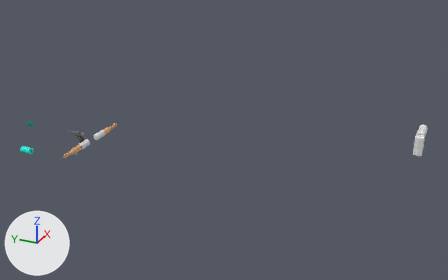
The Blender file Art/LoganB/Gun.blend, before and after one commit.
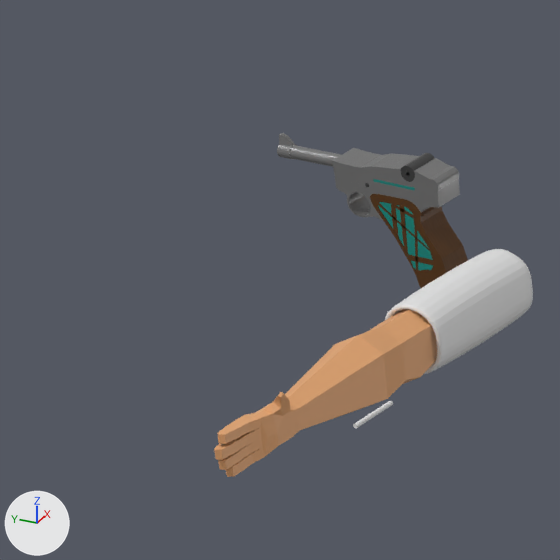
The first picture shows the older version from a 50 mm camera at (-111.3, -89.6, 62.1) aimed at (8.4, -35.7, 2.2). The close-ups show both versions on the part from 10% to 21% of the width and 42% to 59% of the height of that picture; other places that the commit changed are outside them. Arrows for +X, +Y and +Z are at lower left; the lights stay in place.

Before the edit, the objects in view are built like this:
```python
ob_cube_004 = bpy.data.objects.new('Cube.004', me_cube_002)
ob_cube_004.location = (0.0, -0.98, 0.15)
ob_cube_004.scale = (0.361, 0.361, 0.361)
ob_cube_005 = bpy.data.objects.new('Cube.005', me_cube_006)
ob_cube_005.location = (0.0, -6.83, 0.0)
ob_cube_005.rotation_euler = (-1.571, 0.0155, 0.0)  # degrees (-90, 0.9, 0)
ob_cube_005.scale = (7.41, 7.41, 7.37)
ob_cube_008 = bpy.data.objects.new('Cube.008', me_cube_008)
ob_cube_008.location = (0.0, -1.06, 1.25)
ob_cube_008.scale = (0.125, 0.125, 0.125)
# also in view: 'Cube.006' at (0.0, -4.6, 0.1)
```
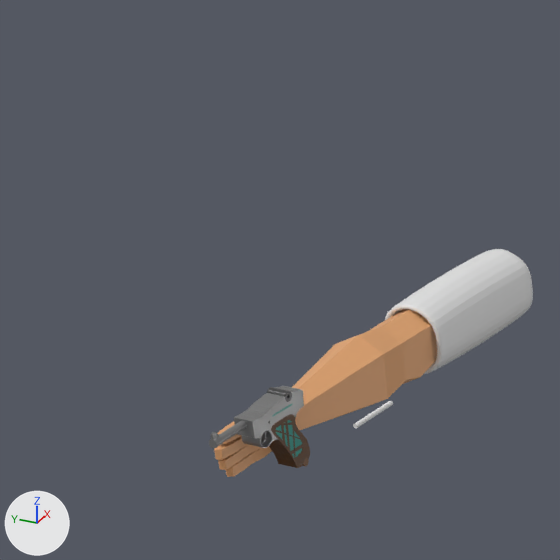
Where the change shows, as pixel boxes (x1, y1, x2, y2) in the close-ups (560 x 560 px):
'Cube.008', moved, turned, rescaled
    before: (277, 133, 468, 288)
    after: (209, 385, 310, 468)
'Cube.004', moved, turned, rescaled
    before: (378, 202, 434, 272)
    after: (275, 420, 303, 459)

What the commit changed:
Object 'Cube.004' (ob_cube_004) moves from (0.0, -0.98, 0.15) to (-9.86, -5.1, 0.36).
Object 'Cube.004' (ob_cube_004) turns from (0, 0, 0) to (0, 0, -270) degrees about x, y and z.
Object 'Cube.004' (ob_cube_004) is rescaled from (0.361, 0.361, 0.361) to (0.217, 0.217, 0.217).
Object 'Cube.008' (ob_cube_008) moves from (0.0, -1.06, 1.25) to (-9.8, -5.1, 1.02).
Object 'Cube.008' (ob_cube_008) turns from (0, 0, 0) to (0, 0, -270) degrees about x, y and z.
Object 'Cube.008' (ob_cube_008) is rescaled from (0.125, 0.125, 0.125) to (0.0749, 0.0749, 0.0749).
